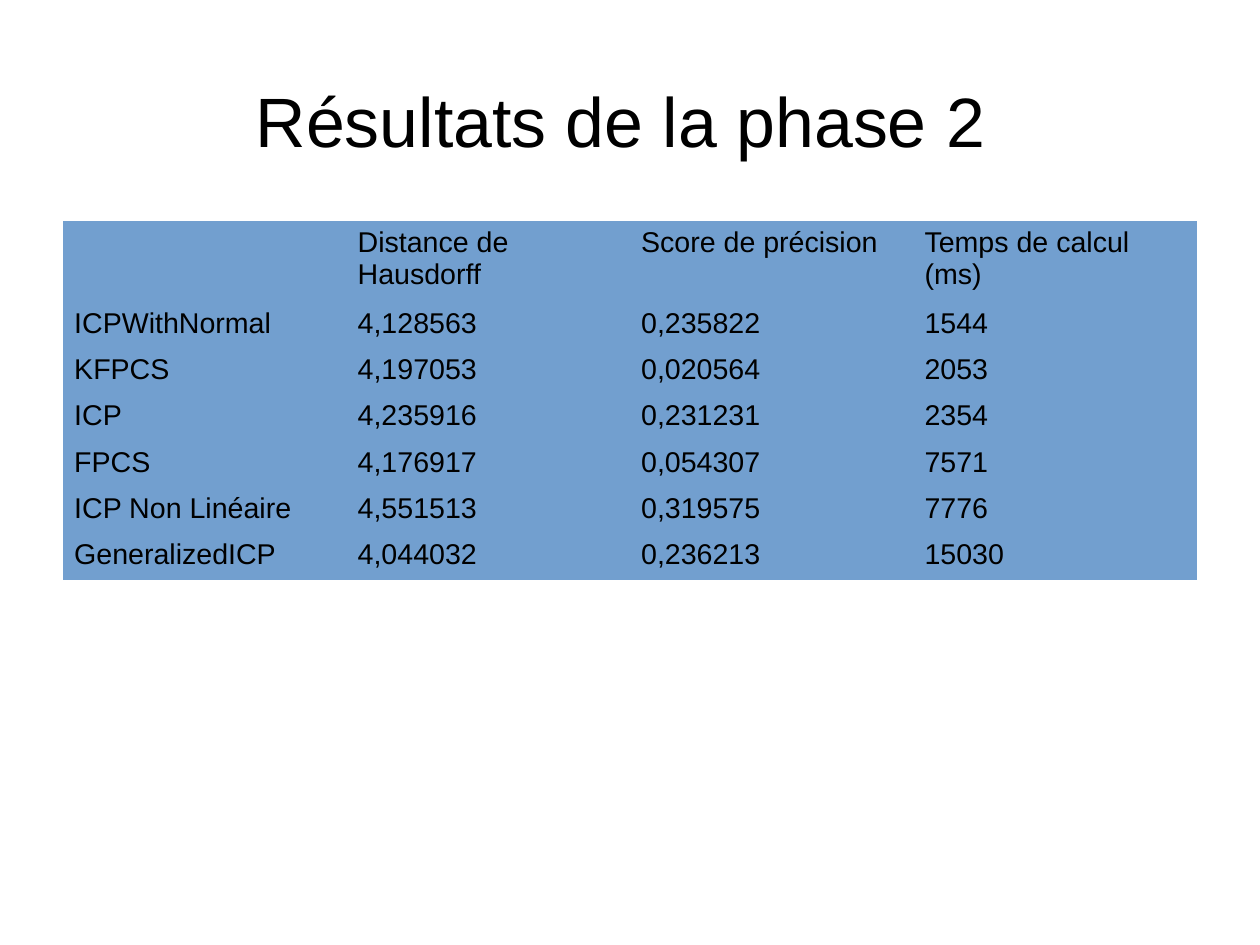
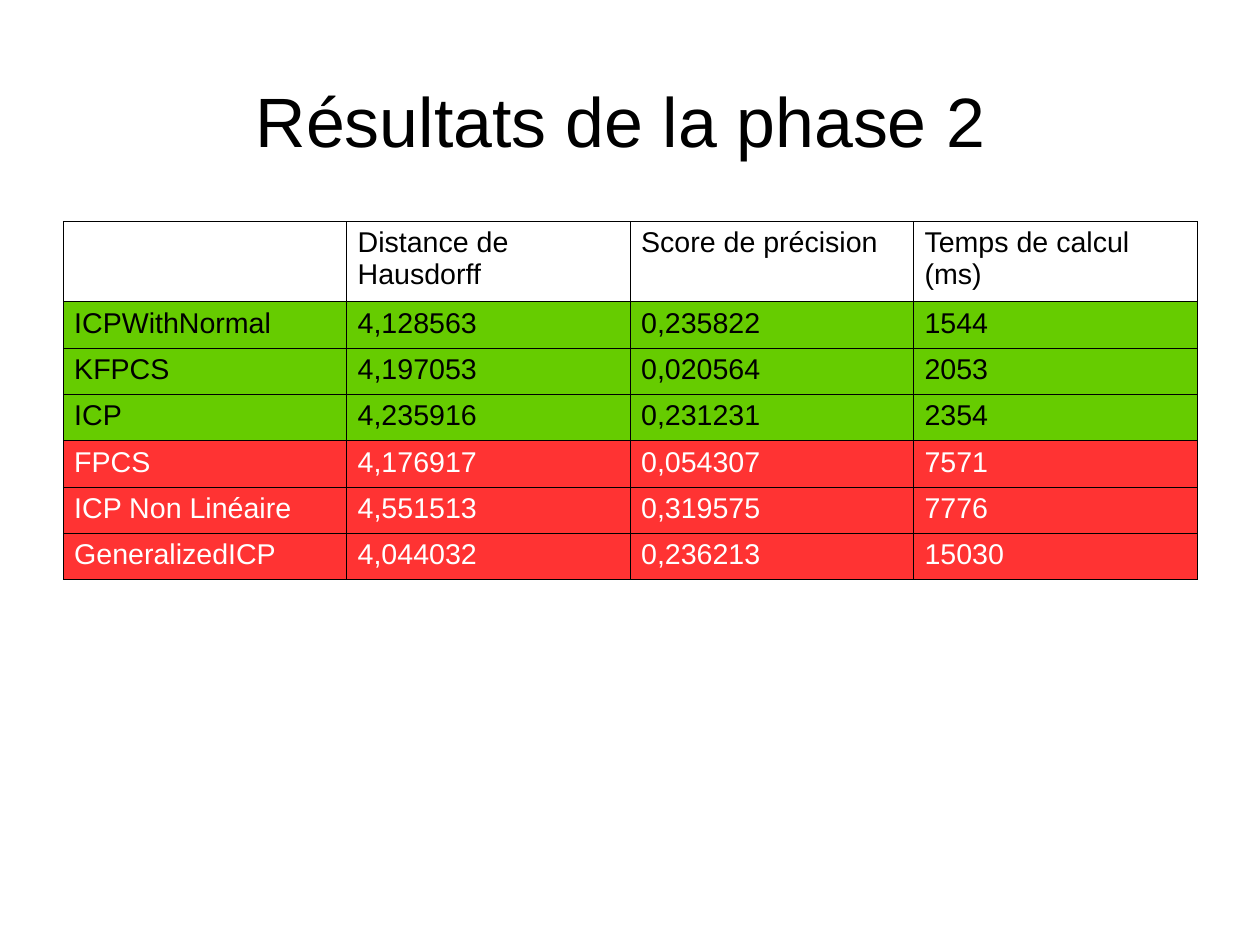
Before and after one commit to MABILYJohan/TER_Recalage_multi_points, a slide deck: slide 11 of Rapports et diapos/Diapositive_TER.odp (slide 10 before the commit). Drawn at 1260x945 pixels with LibreOffice and Linux fonts; fonts in the diff are those of the drawing. Boxes give left, top, right and bottom in pixels: in the first picture for what was removed or moved away, otherwise in the second. Text is boxed around its words. In the diff, an @@ line names an element or a change of style, - is before the commit and + after.

```diff
--- a/Rapports et diapos/Diapositive_TER.odp
+++ b/Rapports et diapos/Diapositive_TER.odp
@@ table at (63, 221, 1197, 580) @@
@@ fill #729FCF to #FFFFFF in row 1 @@
@@ fill #729FCF to #66CC00 in 12 cells @@
@@ fill #729FCF to #FF3333 in 12 cells @@
@@ text colour #000000 to #FFFFFF in "FPCS", "4,176917", "0,054307", "7571" and 8 more places @@
@@ borders changed @@
```
Also in this commit, not shown: 1 other slide changed, 1 slide added.
